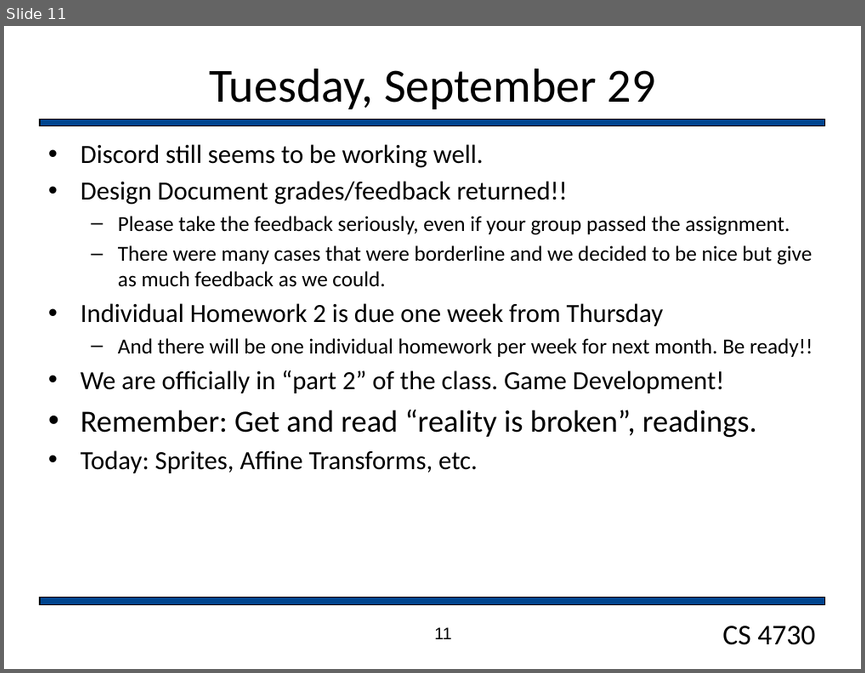
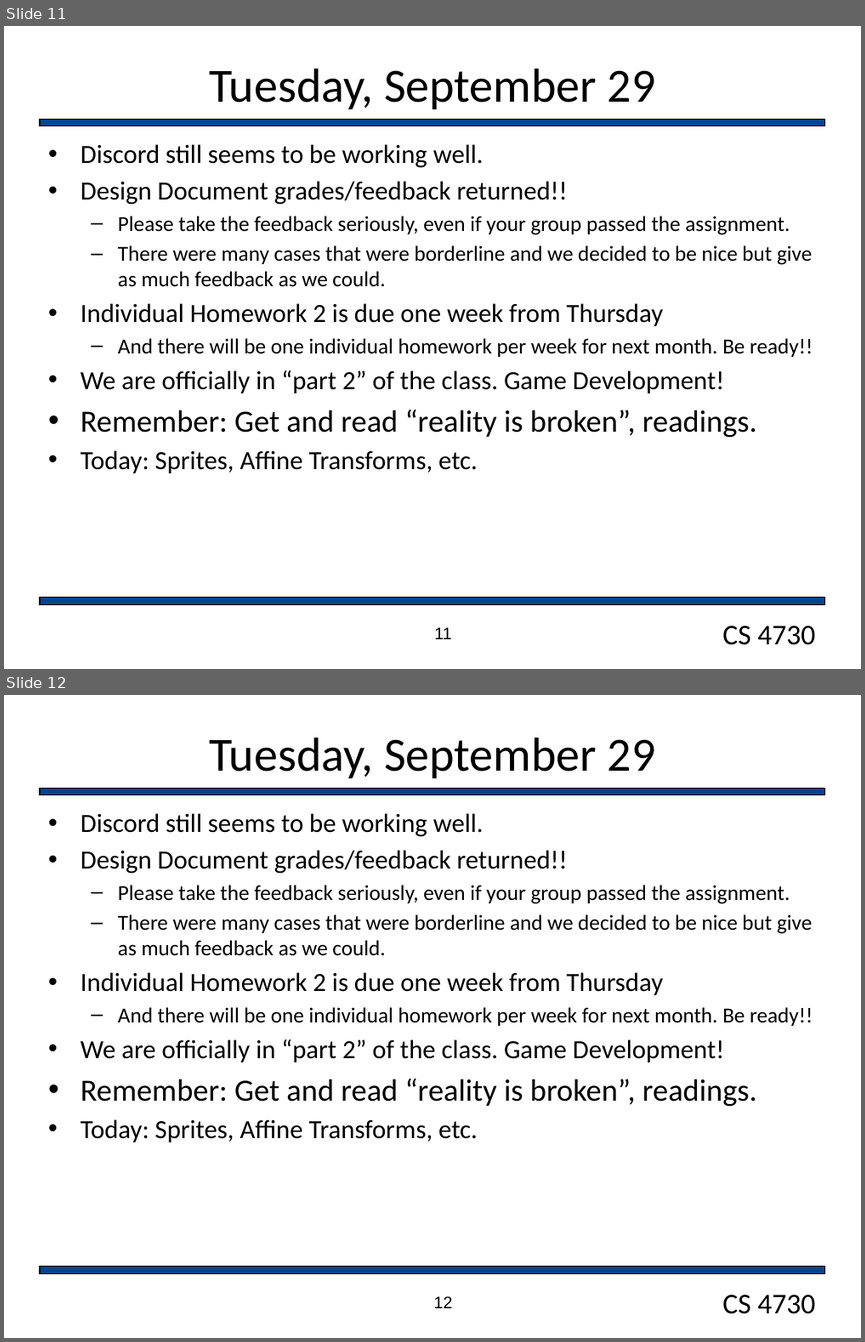
Before and after one commit to markfloryan/gamedesign, a slide deck: slides/dailyAnnouncements.pptx. Shown one above the other, each under a label of ours: slide 11 before the commit, slides 11 and 12 after it. The pictures are 865x673 and 865x1342 pixels, drawn with LibreOffice and Linux fonts; fonts in the diff are those of the drawing; background and template pictures are left out. Boxes give left, top, right and bottom in pixels: in the first picture for what was removed or moved away, otherwise in the second. Text is boxed around its words. In the diff, an @@ line names an element or a change of style, - is before the commit and + after.

```diff
--- a/slides/dailyAnnouncements.pptx
+++ b/slides/dailyAnnouncements.pptx
@@ slide 12 added at [4,695,861,1338], background #FFFFFF; not listed: 3 template elements that a slide beside it also shows @@
@@ title added at [209,737,656,778], 40 pt, text #000000 @@
+Tuesday, September 29
@@ text added at [80,813,812,1142], 18 pt, text #000000 @@
+• Discord still seems to be working well.
+• Design Document grades/feedback returned!!
+  – Please take the feedback seriously, even if your group passed the assignment.
+  – There were many cases that were borderline and we decided to be nice but give as much feedback as we could.
+• Individual Homework 2 is due one week from Thursday
+  – And there will be one individual homework per week for next month. Be ready!!
+• We are officially in “part 2” of the class. Game Development!
+• Remember: Get and read “reality is broken”, readings.
+• Today: Sprites, Affine Transforms, etc.
@@ page number added at [434,1296,453,1308], 14 pt, text #000000 @@
+12
```
Also in this commit, not shown: 3 other slides added, 7 other files.
